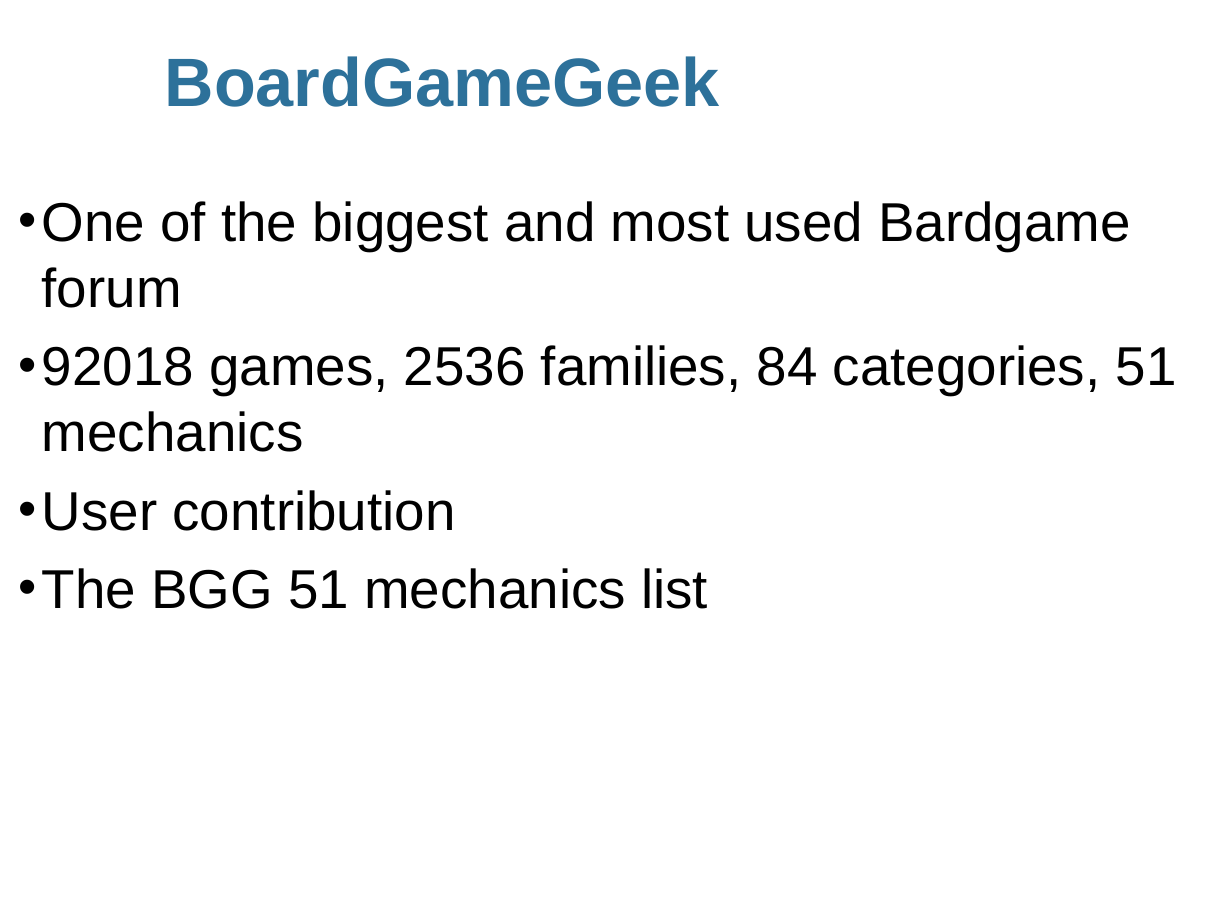
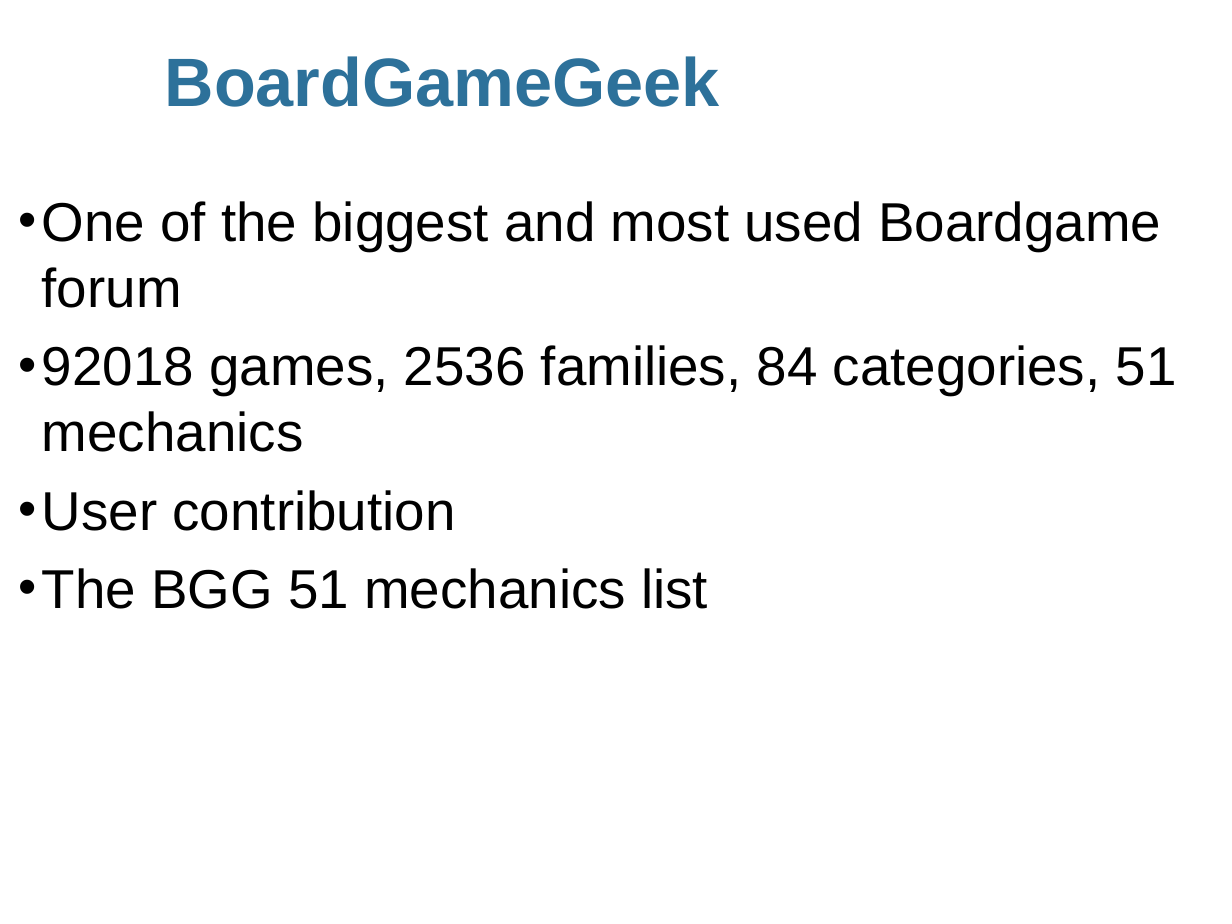
Before and after one commit to LUDES-PESC/Generico, a slide deck: slide 4 of Artigos Apresentados/SBGames2017_Onthology.pptx. Drawn at 1232x924 pixels with LibreOffice and Linux fonts; fonts in the diff are those of the drawing; background and template pictures are left out. Boxes give left, top, right and bottom in pixels: in the first picture for what was removed or moved away, otherwise in the second. Text is boxed around its words. In the diff, an @@ line names an element or a change of style, - is before the commit and + after.

```diff
--- a/Artigos Apresentados/SBGames2017_Onthology.pptx
+++ b/Artigos Apresentados/SBGames2017_Onthology.pptx
@@ text at (42,201,1161,308): text changed @@
-• One of the biggest and most used Bardgame forum
+• One of the biggest and most used Boardgame forum
```
Also in this commit, not shown: 3 other slides changed.
